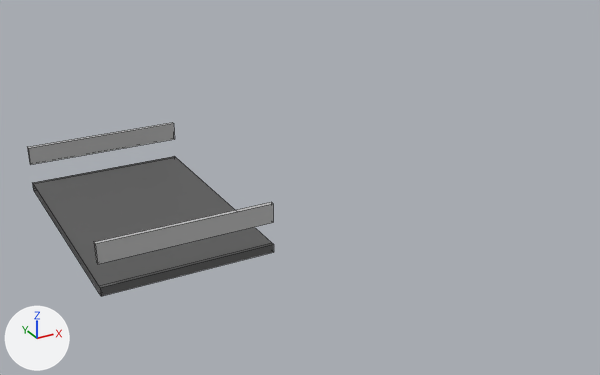
The FBX model Assets/models/Modular_Track/Wide_Track/straight_fence_middle.fbx: old version first, new version second.
Rendered twice from a 50 mm camera at (1.83, -5.32, 2.82) aimed at (5.0, 0.45, -0.07). The lights are fixed; the arrows at lower left show +X, +Y and +Z. Mesh edges are drawn as thin lines.
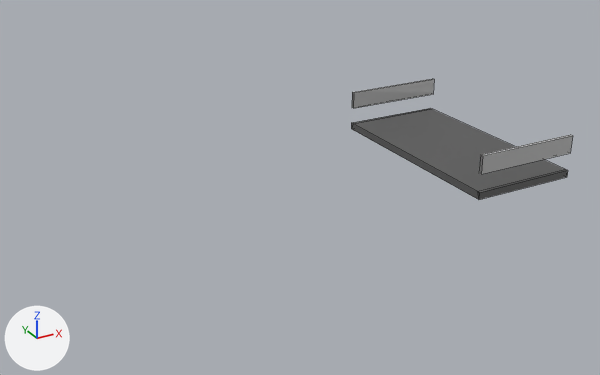
Location of each change, [x1, y1, x2, y2] in pixels of the pictures (600 x 375 px; the box of a moved part takes in the faces that stretch with it):
'pPlane12.003', reshaped, moved, rescaled (10% narrower, 30% shorter): before [27, 123, 274, 296]; after [351, 79, 573, 200]
part 1 of me_mesh_030, moved or reshaped: before [94, 202, 273, 264]; after [479, 135, 573, 174]
part 2 of me_mesh_030, moved or reshaped: before [27, 123, 175, 165]; after [352, 79, 434, 108]
part 3 of me_mesh_030, deleted: before [32, 156, 274, 296]
part 4 of me_mesh_030, added: after [351, 108, 568, 200]

Edits to the bpy script that builds the scene:
```text
Change me_mesh_030:
    where me_mesh_030.from_pydata(...)  # 32 vertices, 16 faces; spans x -63.0..1.0, y 0.0..39.0, z -198.0..2.0
    used by ob_pplane12_003; location = (4.237, -0.478, -0.066); rotation_euler = (1.571, 0.0, 0.0), in degrees (90, 0, 0); scale = (0.02, 0.01, 0.01)
    verts and faces of me_mesh_030; kept vertices keep their numbers, new ones are numbered from 32
    me_mesh_030 part 1: the loose piece of 8 vertices spanning x -63.0..1.0, y 24.0..39.0, z -1.0..2.0 is scaled about its middle by (1.55, 1.08, 1), then moved by (81.0, -7.0, 48.0)
    me_mesh_030 part 2: the loose piece of 8 vertices spanning x -63.0..1.0, y 24.0..39.0, z -198.0..-195.0 is scaled about its middle by (1.55, 1.08, 1), then moved by (81.0, -7.0, 48.0)
    me_mesh_030 part 3: the loose piece of 16 vertices spanning x -63.0..1.0, y 0.0..7.0, z -198.0..2.0 is deleted
    me_mesh_030 part 4
    add verts[32] = (0.0, 0.0, 50.0)  # pixel (479, 192)
    add verts[33] = (0.0, 0.0, 47.0)  # pixel (477, 191)
    add verts[34] = (0.0, 0.0, -147.0)  # pixel (353, 123)
    add verts[35] = (0.0, 0.0, -150.0)  # pixel (351, 122)
    add verts[36] = (0.0, -7.0, 50.0)  # pixel (478, 199)
    add verts[37] = (0.0, -7.0, -150.0)  # pixel (351, 128)
    add for new, old in zip([*range(38, 44)], [*range(32, 38)]): verts[new] = verts[old] + (100.0, 0.0, 0.0)
    add faces += [(33, 39, 40, 34), (38, 42, 39), (39, 42, 43, 40), (40, 43, 41), (32, 33, 36), (33, 34, 37, 36)]  # mat_road3_001 (dark grey #5b5b5b)
    add faces += [(34, 35, 37), (36, 37, 43, 42), (32, 38, 39, 33), (34, 40, 41, 35)]  # mat_road3_001 (dark grey #5b5b5b)
    add faces += [(32, 36, 42, 38), (35, 41, 43, 37)]  # mat_road_027 (dark grey #5b5b5b)
Change ob_pplane12_003:
    ob_pplane12_003.location: (4.237, -0.478, -0.066) -> (6.181, 0.0, 0.0)
    ob_pplane12_003.scale: (0.02, 0.01, 0.01) -> (0.01, 0.01, 0.01)
```
